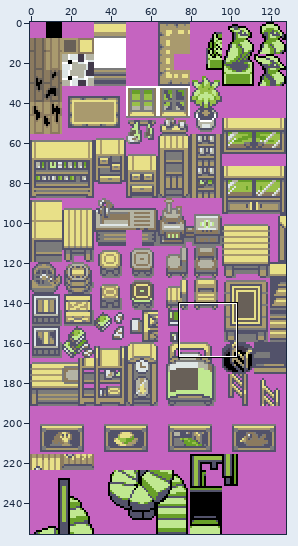
Sprite sheet: data/tilesets/primary/PokeScapeIndoors/tiles.png. Above, an overview of the earlier version with the close-up marked.
Close-up. As it was:
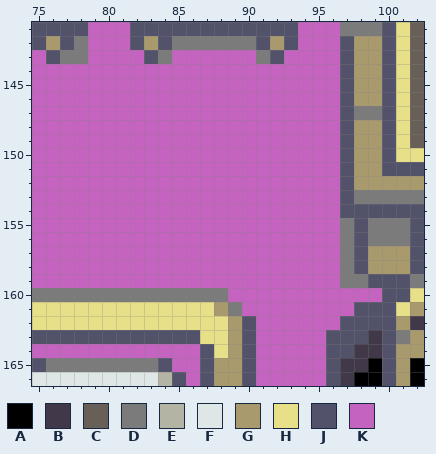
The file is 128x256 pixels. Shown: x 75..102, y 141..166.
Palette (. is transparent): A #000000  B #41394a  C #686058  D #7b7b7b  E #b4b4a4  F #dee6e6  G #a99a6e  H #e8e088  J #52526a  K #c564c0
Pixels before, first column x 75:
141 JJJJKKKJJJJJJJJJJJJKKKDDDJHC
142 JGJDKKKJGJDDDDDDJGJKKKJGGJHC
143 KJDDKKKKJDKKKKKKDJKKKKJGGJHC
144 KKKKKKKKKKKKKKKKKKKKKKJGGJHC
145 KKKKKKKKKKKKKKKKKKKKKKJGGJHC
146 KKKKKKKKKKKKKKKKKKKKKKJGGJHC
147 KKKKKKKKKKKKKKKKKKKKKKJDDJHC
148 KKKKKKKKKKKKKKKKKKKKKKJGGJHC
149 KKKKKKKKKKKKKKKKKKKKKKJGGJHC
150 KKKKKKKKKKKKKKKKKKKKKKJGGJHH
151 KKKKKKKKKKKKKKKKKKKKKKJGGJJJ
152 KKKKKKKKKKKKKKKKKKKKKKJGGGGG
153 KKKKKKKKKKKKKKKKKKKKKKJDDDDD
154 KKKKKKKKKKKKKKKKKKKKKKJJJJJJ
155 KKKKKKKKKKKKKKKKKKKKKKDJDDDJ
156 KKKKKKKKKKKKKKKKKKKKKKDJDDDJ
157 KKKKKKKKKKKKKKKKKKKKKKDJGGGJ
158 KKKKKKKKKKKKKKKKKKKKKKDJGGGJ
159 KKKKKKKKKKKKKKKKKKKKKKDDJJJD
160 DDDDDDDDDDDDDDKKKKKKKKKKKJJH
161 HHHHHHHHHHHHHGDKKKKKKKKJJJHG
162 HHHHHHHHHHHHHHGJKKKKKKJJJJGB
163 JJJJJJJJJJJJHHGJKKKKKJJJBJDG
164 KKKKKKKKKKKKJHGJKKKKKJJBBJGG
165 JDDDDDDDDJKKJGGJKKKKKJBBAJGA
166 FFFFFFFFFEJKJGGJKKKKKJBAAJGA
The same view after the edit:
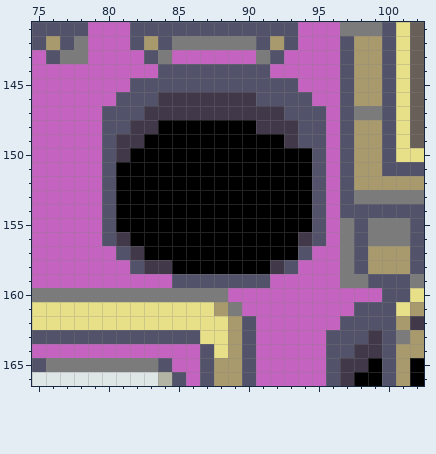
Changes in this commit:
{"y":144,"x":84,"old":"KKKKKKKK","new":"JJJJJJJJ"}
{"y":145,"x":82,"old":"KKKKKKKKKKKK","new":"JJJJJJJJJJJJ"}
{"y":146,"x":81,"old":"KKKKKKKKKKKKKK","new":"JJJBBBBBBBJJJJ"}
{"y":147,"x":80,"old":"KKKKKKKKKKKKKKKK","new":"JJJBBBBBBBBBBJJJ"}
{"y":148,"x":80,"old":"KKKKKKKKKKKKKKKK","new":"JJBBAAAAAAABBBJJ"}
{"y":149,"x":80,"old":"KKKKKKKKKKKKKKKK","new":"JBBAAAAAAAAAABJJ"}
{"y":150,"x":80,"old":"KKKKKKKKKKKKKKKK","new":"JBAAAAAAAAAAAAAJ"}
{"y":151,"x":80,"old":"KKKKKKKKKKKKKKKK","new":"JAAAAAAAAAAAAAAJ"}
{"y":152,"x":80,"old":"KKKKKKKKKKKKKKKK","new":"JAAAAAAAAAAAAAAJ"}
{"y":153,"x":80,"old":"KKKKKKKKKKKKKKKK","new":"JAAAAAAAAAAAAAAJ"}
{"y":154,"x":80,"old":"KKKKKKKKKKKKKKKK","new":"JAAAAAAAAAAAAAAJ"}
{"y":155,"x":80,"old":"KKKKKKKKKKKKKKKK","new":"JAAAAAAAAAAAAAAJ"}
{"y":156,"x":80,"old":"KKKKKKKKKKKKKKKK","new":"JBAAAAAAAAAAAABJ"}
{"y":157,"x":81,"old":"KKKKKKKKKKKKKK","new":"JBAAAAAAAAAAAJ"}
{"y":158,"x":82,"old":"KKKKKKKKKKKK","new":"JBBAAAAAAABJ"}
{"y":159,"x":85,"old":"KKKKKKK","new":"JJJJJJJ"}
{"label":"changed","picture_box":[102,64,326,288]}
